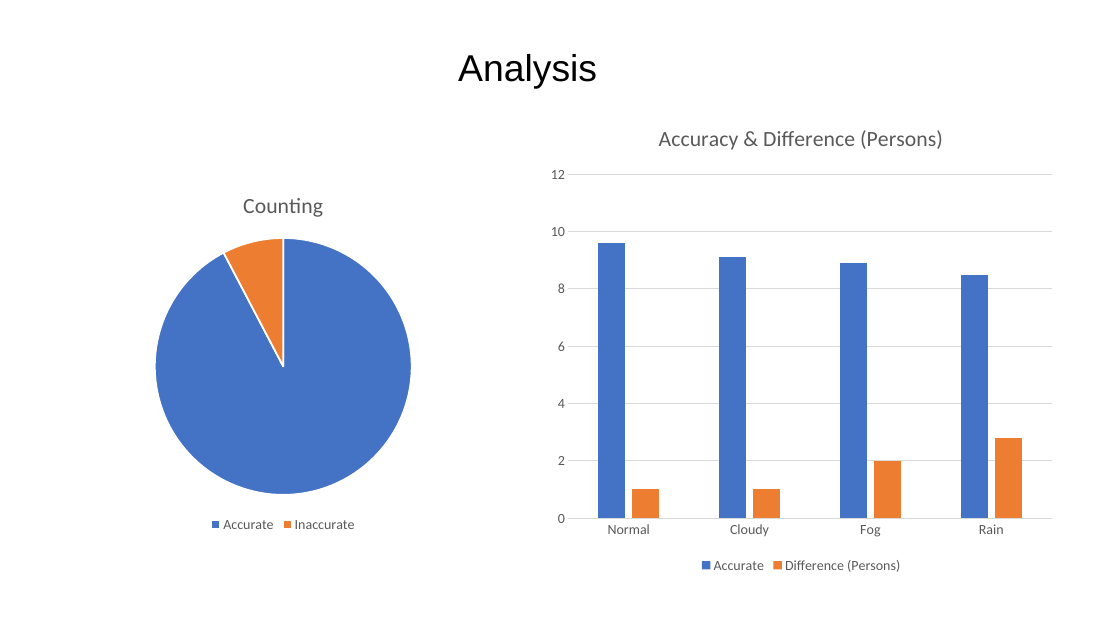
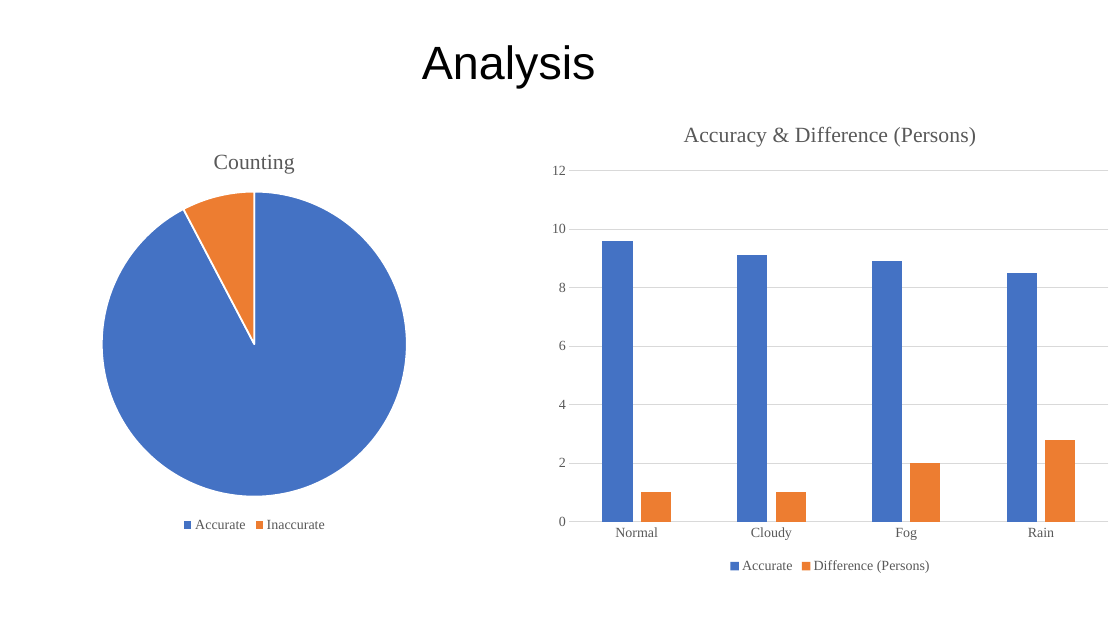
Before and after one commit to Chakrapani2122/Major-Project, a slide deck: slide 9 of Major Project.pptx. Drawn at 1120x630 pixels with LibreOffice and Linux fonts; fonts in the diff are those of the drawing. Boxes give left, top, right and bottom in pixels: in the first picture for what was removed or moved away, otherwise in the second. Text is boxed around its words. In the diff, an @@ line names an element or a change of style, - is before the commit and + after.

```diff
--- a/Major Project.pptx
+++ b/Major Project.pptx
@@ text "Analysis": place and size @@
-text "Analysis" at (458,54,597,89)
+text "Analysis" at (422,45,596,89)
@@ text "Analysis" at (422,45,596,89): size 32 to 40 pt @@
@@ column chart at (540,103,1120,577) @@
@@ legend changed @@
@@ category axis changed @@
@@ value axis changed @@
@@ lettering changed @@
@@ column chart: place and size @@
-column chart at (540,108,1062,577)
+column chart at (540,103,1120,577)
@@ pie chart at (0,131,509,536) @@
@@ legend changed @@
@@ lettering changed @@
@@ pie chart: place and size @@
-pie chart at (58,175,509,536)
+pie chart at (0,131,509,536)
```
Also in this commit, not shown: 2 other slides changed.
